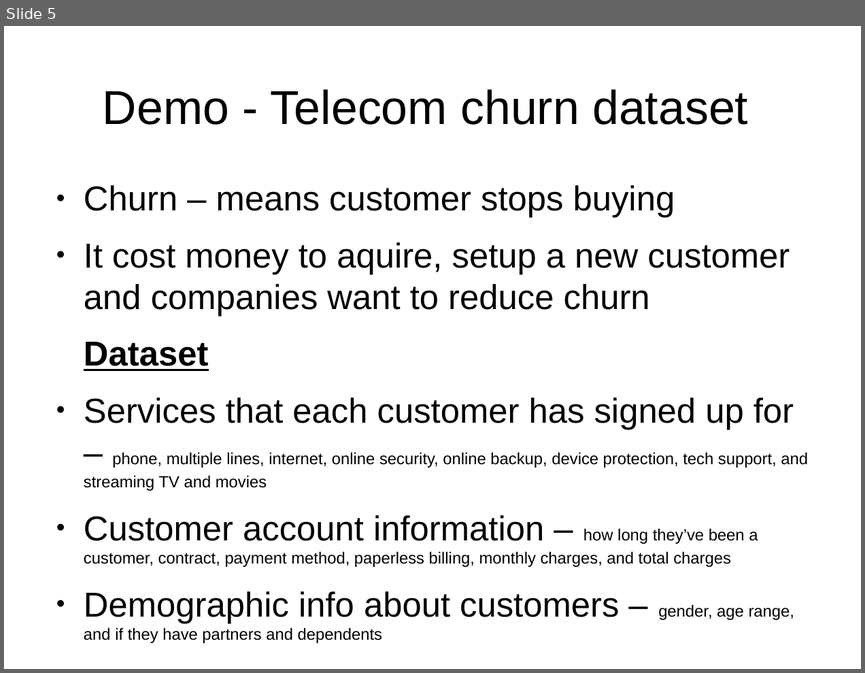
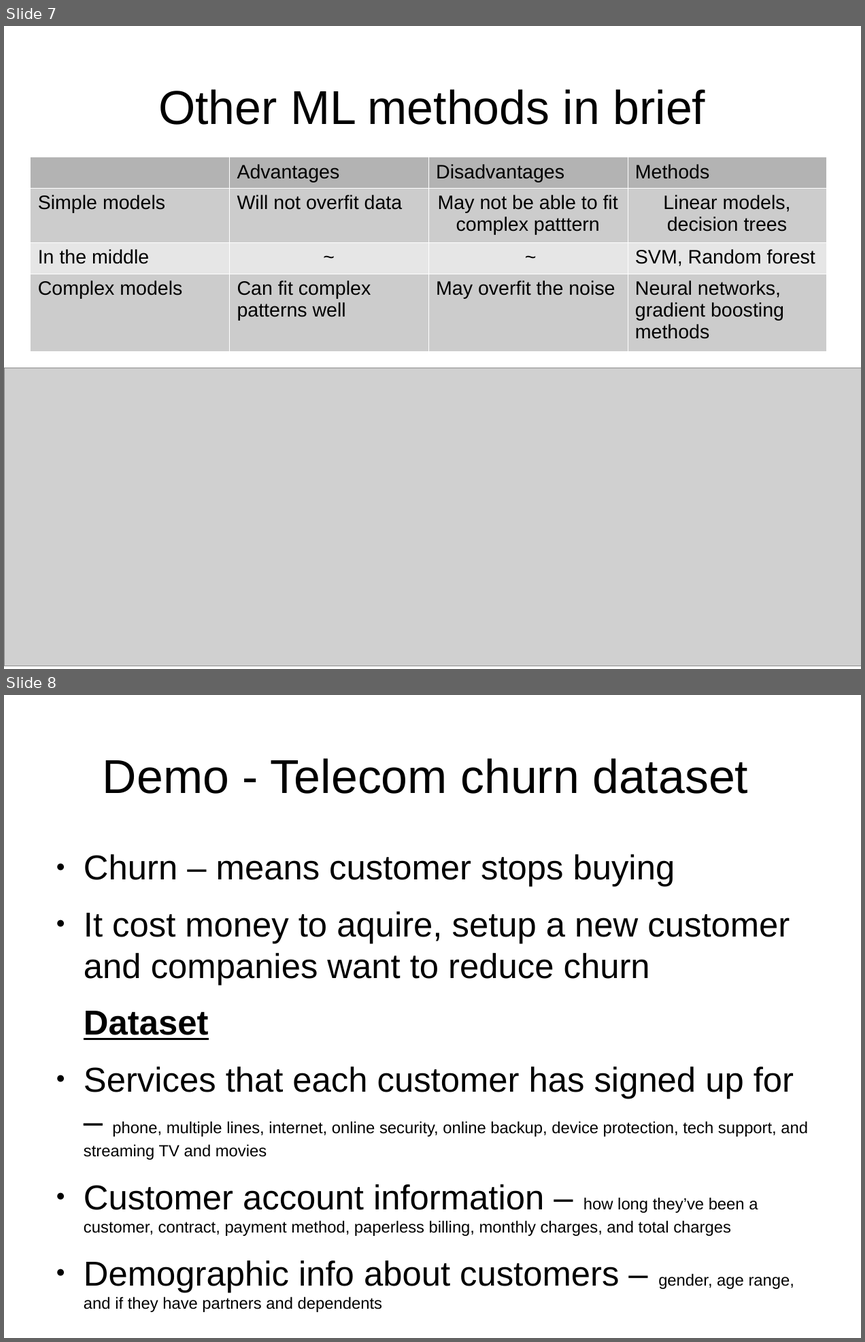
Before and after one commit to leexa90/ML_course_BII, a slide deck: opening_slides.odp. Shown one above the other, each under a label of ours: slide 5 before the commit, slides 7 and 8 after it. The pictures are 865x673 and 865x1342 pixels, drawn with LibreOffice and Linux fonts; fonts in the diff are those of the drawing; grey boxes stand for pictures. Boxes give left, top, right and bottom in pixels: in the first picture for what was removed or moved away, otherwise in the second. Text is boxed around its words. In the diff, an @@ line names an element or a change of style, - is before the commit and + after.

```diff
--- a/opening_slides.odp
+++ b/opening_slides.odp
@@ slide 7 added at (4,26,861,669), background #FFFFFF @@
@@ title added at (158,89,706,125), 44 pt, text #000000 @@
+Other ML methods in brief
@@ table added at (31,157,827,342), 4 rows, 4 columns @@
+ | Advantages | Disadvantages | Methods
+Simple models | Will not overfit data | May not be able to fit complex patttern | Linear models, decision trees
+In the middle | ~ | ~ | SVM, Random forest
+Complex models | Can fit complex patterns well | May overfit the noise | Neural networks, gradient boosting methods
@@ picture added at (5,368,861,666) @@
@@ what was slide 5 is now slide 8 @@
```
Also in this commit, not shown: 5 slides changed, 3 other slides added, 5 other files.
